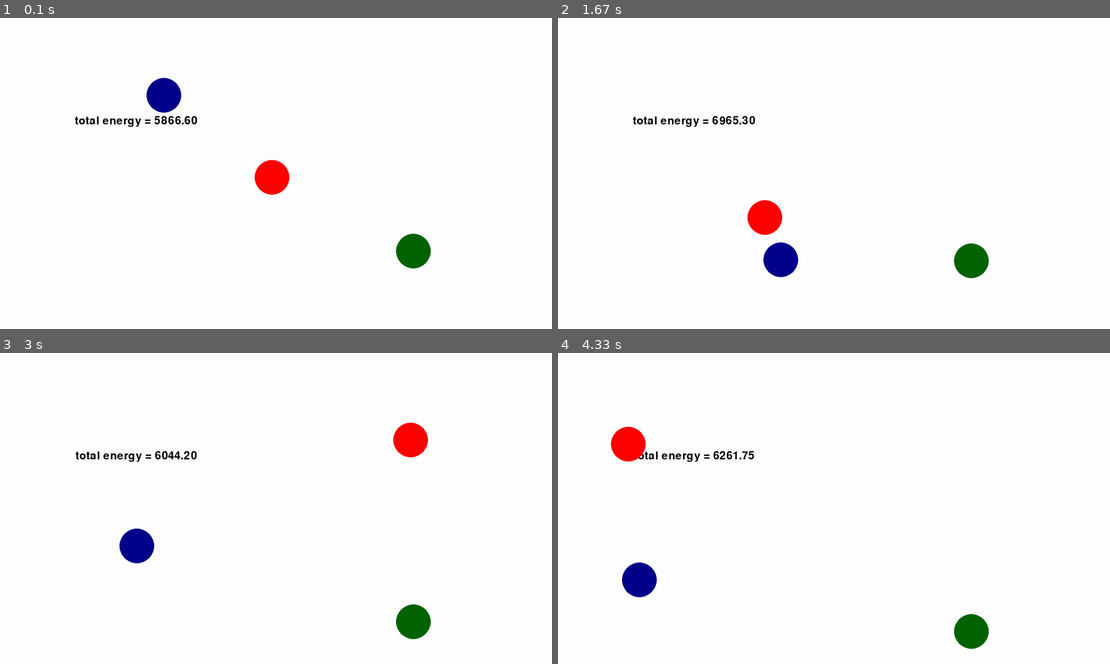
Above: before the commit, frames 1-4 (two rows, left to right).
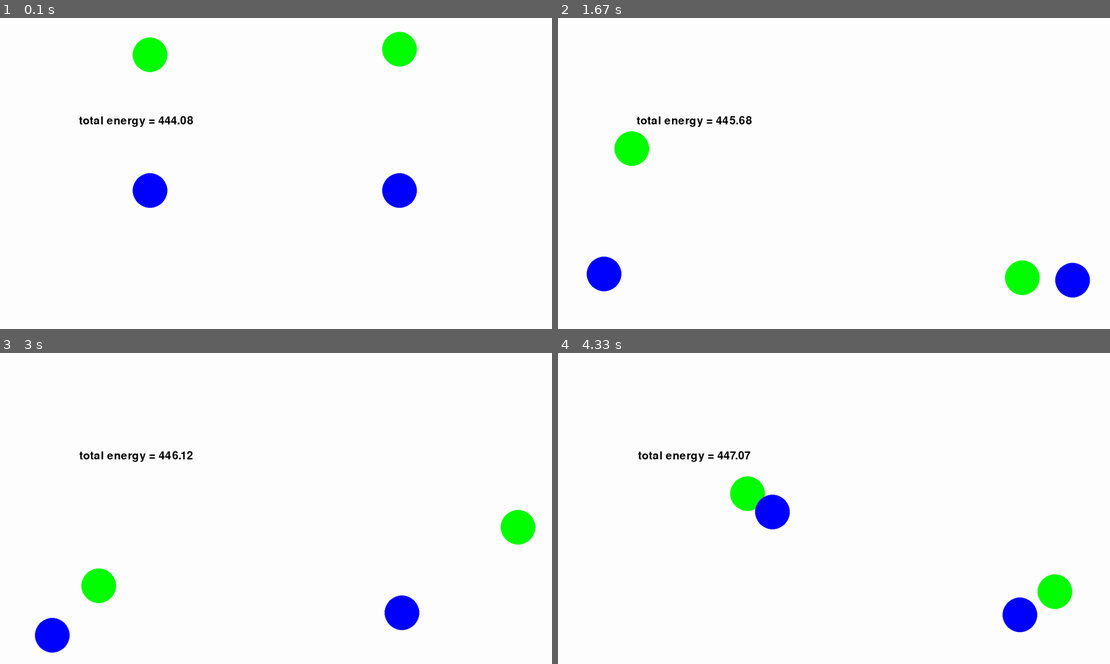
Above: after the commit, the same moments.

Repository: PumpkinFan/learn_pygame
Game: pygame game, started from trying_things.py
Same seed, same stepped clock (60 frames per second), same inputs: the game is played once before the commit and once after it.
Inputs:
- Up to frame 1 (0.1 s): no input
- Up to frame 2 (1.67 s): no input
- Up to frame 3 (3 s): no input
- Up to frame 4 (4.33 s): no input

The runs differ from the first frame. In frame 1, 4.3% of the frame differs, in the area x 13-79%, y 4-81%; in frame 2, 4.3%; in frame 3, 4.0%; in frame 4, 4.3%.

Commit message:
fancy collision

Diff:
--- a/trying_things.py
+++ b/trying_things.py
@@ -1,3 +1,4 @@
+from re import I
 import pygame
 import numpy as np
 
@@ -11,7 +12,7 @@
 pygame.display.set_caption("ballz")
 
 FPS = 60
-DT = 1 / 5
+DT = 1  # in 1/FPS of a seconcd
 
 COLORS = [
     # rgb color values
@@ -20,32 +21,36 @@
     (0, 0, 255),
 ]
 
-GRAVITY = 0.5
+GRAVITY = 0.1
 
 
 class Ball:
     RADIUS = 50
 
-    def __init__(self, x, y, color, x_vel=0, y_vel=0):
+    def __init__(self, x, y, color, x_vel=0, y_vel=0, mass=1):
         self.x = x
         self.y = y
         self.color = color
         self.x_vel = x_vel
         self.y_vel = y_vel
+        self.mass = mass
 
     def check_wall_collisions(self):
         current_x = self.x
         current_y = self.y
         next_x = self.x + self.x_vel * DT
         next_y = self.y + self.y_vel * DT
+        if self.y - self.RADIUS + self.y_vel <= 0:
+            self.y = self.RADIUS
+            self.y_vel = -self.y_vel
         if self.y + self.RADIUS + self.y_vel >= HEIGHT:
             self.y = HEIGHT - self.RADIUS
             self.y_vel = -self.y_vel
+        if self.x - self.RADIUS + self.x_vel <= 0:
+            self.x = self.RADIUS
+            self.x_vel = -self.x_vel
         if self.x + self.RADIUS + self.x_vel >= WIDTH:
             self.x = WIDTH - self.RADIUS
-            self.x_vel = -self.x_vel
-        if self.x - self.RADIUS + self.x_vel <= 0:
-            self.x = self.RADIUS
             self.x_vel = -self.x_vel
 
     def move(self, air_resistance=False):
@@ -63,16 +68,44 @@
         pygame.draw.circle(win, self.color, (self.x, self.y), self.RADIUS)
 
 
+def collide_balls(ball1: Ball, ball2: Ball):
+    """based on: https://www.vobarian.com/collisions/2dcollisions2.pdf"""
+    vel1 = np.array([ball1.x_vel, ball1.y_vel])
+    vel2 = np.array([ball2.x_vel, ball2.y_vel])
+    norm_vector = np.array([ball2.x - ball1.x, ball2.y - ball1.y])
+    # linalg.norm = magnitude of vector
+    unit_norm = norm_vector / np.linalg.norm(norm_vector)
+    unit_tang = np.array([-unit_norm[1], unit_norm[0]])  # ut = <-un_y, un_x>
+
+    # project initial vectors onto normal and tangent lines
+    norm_scalar1 = np.dot(vel1, unit_norm)
+    tang_scalar1 = np.dot(vel1, unit_tang)
+    norm_scalar2 = np.dot(vel2, unit_norm)
+    tang_scalar2 = np.dot(vel2, unit_tang)
+
+    # perform 1D elastic collision on normal components
+    new_norm_scalar1 = (
+        norm_scalar1 * (ball1.mass - ball2.mass) + 2 * ball2.mass * norm_scalar2
+    ) / (ball1.mass + ball2.mass)
+    new_norm_scalar2 = (
+        norm_scalar2 * (ball2.mass - ball1.mass) + 2 * ball1.mass * norm_scalar1
+    ) / (ball1.mass + ball2.mass)
+
+    new_vel1 = new_norm_scalar1 * unit_norm + tang_scalar1 * unit_tang
+    new_vel2 = new_norm_scalar2 * unit_norm + tang_scalar2 * unit_tang
+
+    ball1.x_vel, ball1.y_vel = new_vel1
+    ball2.x_vel, ball2.y_vel = new_vel2
+
+
 def check_ball_collisions(balls: list[Ball]):
     for ball1 in balls:
         for ball2 in balls:
             if ball1 == ball2:
-                pass
+                break
             dist = np.sqrt((ball1.x - ball2.x) ** 2 + (ball1.y - ball2.y) ** 2)
             if dist < ball1.RADIUS + ball2.RADIUS:
-                ball1.x_vel, ball2.x_vel = ball2.x_vel, ball1.x_vel
-                ball1.y_vel, ball2.y_vel = ball2.y_vel, ball1.y_vel
-                break
+                collide_balls(ball1, ball2)
 
 
 def draw(items):
@@ -88,9 +121,10 @@
     font = pygame.font.Font("freesansbold.ttf", 32)
 
     balls = [
-        Ball(WIDTH / 4, HEIGHT / 4, "darkblue", x_vel=100),
-        Ball(WIDTH / 2, HEIGHT / 2, "red", x_vel=-10, y_vel=15),
-        Ball(WIDTH * 3 / 4, HEIGHT * 3 / 4, "darkgreen"),
+        Ball(WIDTH / 4, 100, "green", x_vel=10, y_vel=2),
+        Ball(WIDTH * 3 / 4, 100, "green", x_vel=-10, y_vel=-2),
+        Ball(WIDTH / 4, 500, "blue", x_vel=10),
+        Ball(WIDTH * 3 / 4, 500, "blue", x_vel=-10),
     ]
     while run:
         clock.tick(FPS)
